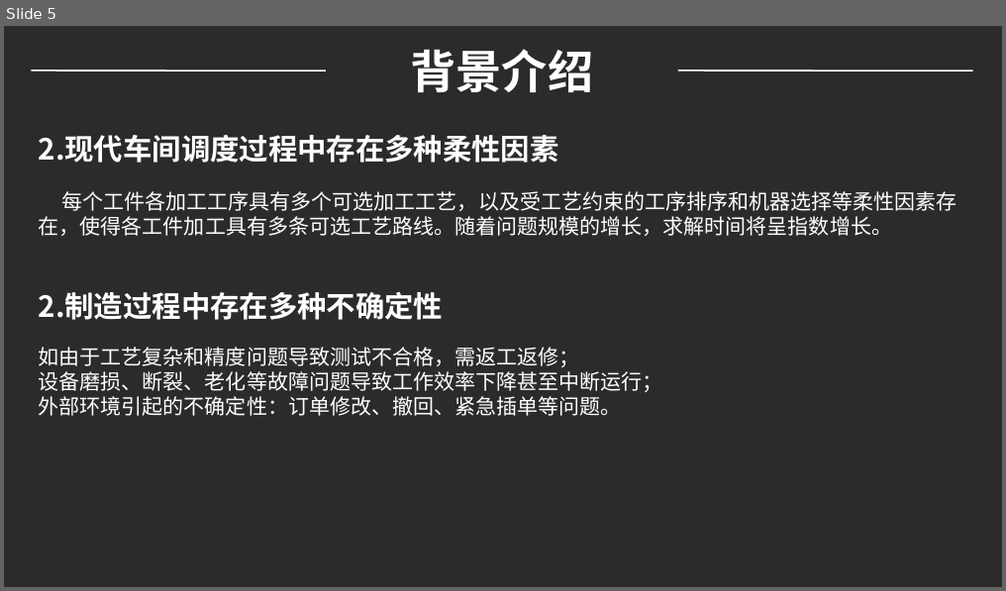
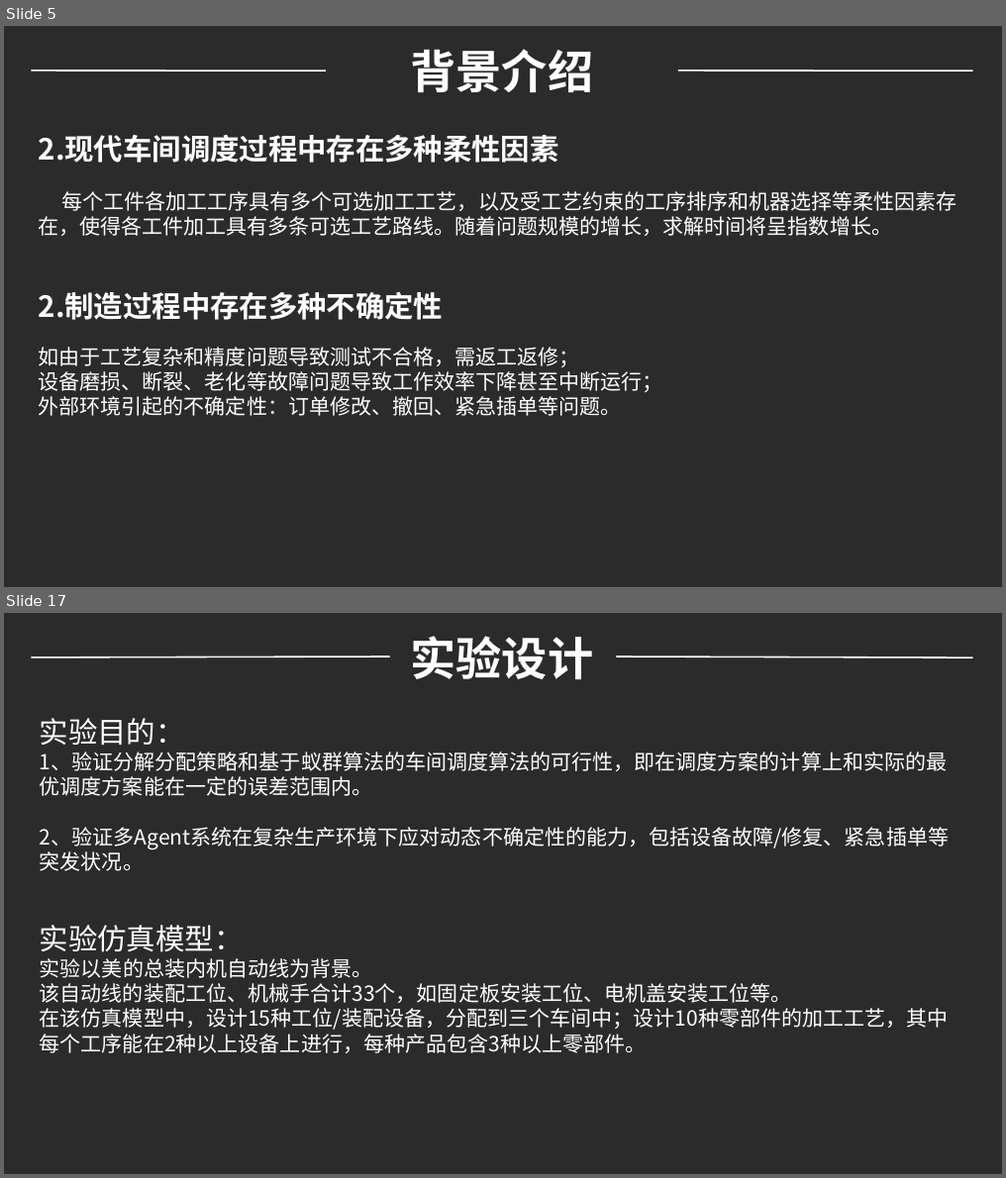
Before and after one commit to WeileLiang/Graduate, a slide deck: PPT/基于多Agent的动态调度系统1.pptx. Shown one above the other, each under a label of ours: slide 5 before the commit, slides 5 and 17 after it; the slides between them are not shown. The pictures are 1006x591 and 1006x1178 pixels, drawn with LibreOffice and Linux fonts; fonts in the diff are those of the drawing; background and template pictures are left out; a plain dark background stands for a picture behind light text. Boxes give left, top, right and bottom in pixels: in the first picture for what was removed or moved away, otherwise in the second. Text is boxed around its words. In the diff, an @@ line names an element or a change of style, - is before the commit and + after.

```diff
--- a/PPT/基于多Agent的动态调度系统1.pptx
+++ b/PPT/基于多Agent的动态调度系统1.pptx
@@ slide 17 added at (x1=4, y1=613, x2=1002, y2=1174), background picture (left out) @@
@@ text added at (x1=410, y1=636, x2=593, y2=679), 44 pt, text #FFFFFF, bold @@
+实验设计
@@ line added from (389, 657) to (31, 658), #FEFEFE 1.5 pt @@
@@ line added from (973, 658) to (617, 657), #FEFEFE 1.5 pt @@
@@ text added at (x1=40, y1=718, x2=948, y2=871), 20 pt, text #FFFFFF @@
+实验目的：
+1、验证分解分配策略和基于蚁群算法的车间调度算法的可行性，即在调度方案的计算上和实际的最优调度方案能在一定的误差范围内。
+2、验证多Agent系统在复杂生产环境下应对动态不确定性的能力，包括设备故障/修复、紧急插单等突发状况。
@@ text added at (x1=40, y1=925, x2=948, y2=1054), 20 pt, text #FFFFFF @@
+实验仿真模型：
+实验以美的总装内机自动线为背景。
+该自动线的装配工位、机械手合计33个，如固定板安装工位、电机盖安装工位等。
+在该仿真模型中，设计15种工位/装配设备，分配到三个车间中；设计10种零部件的加工工艺，其中每个工序能在2种以上设备上进行，每种产品包含3种以上零部件。
```
Also in this commit, not shown: 4 slides changed, 12 other slides added, 39 slides removed, 6 other files.
